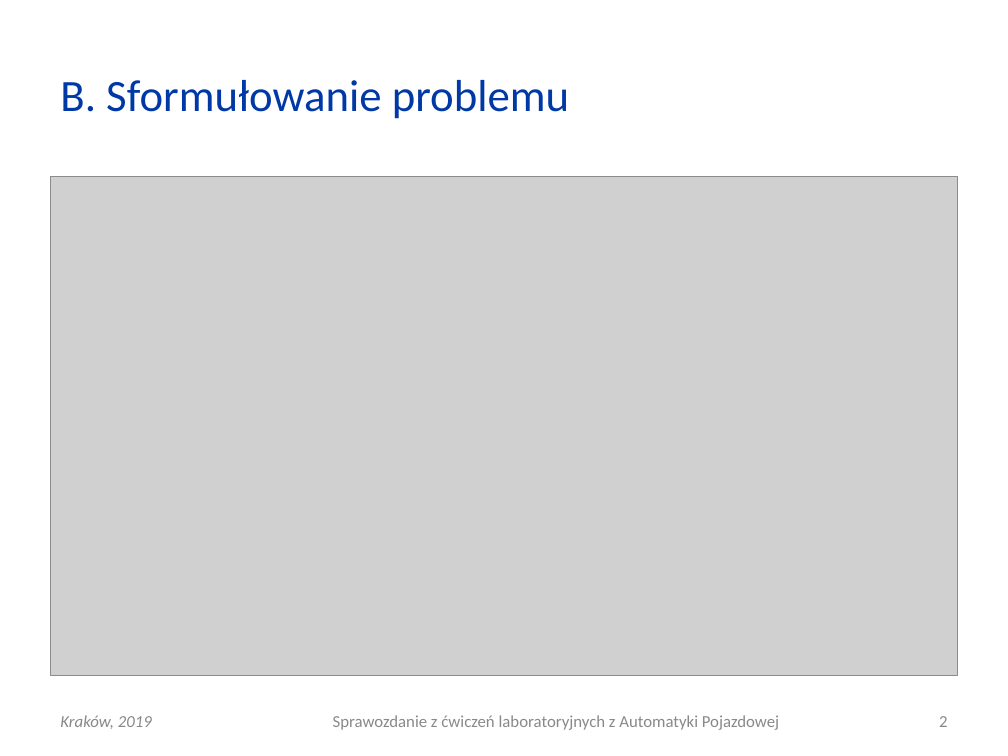
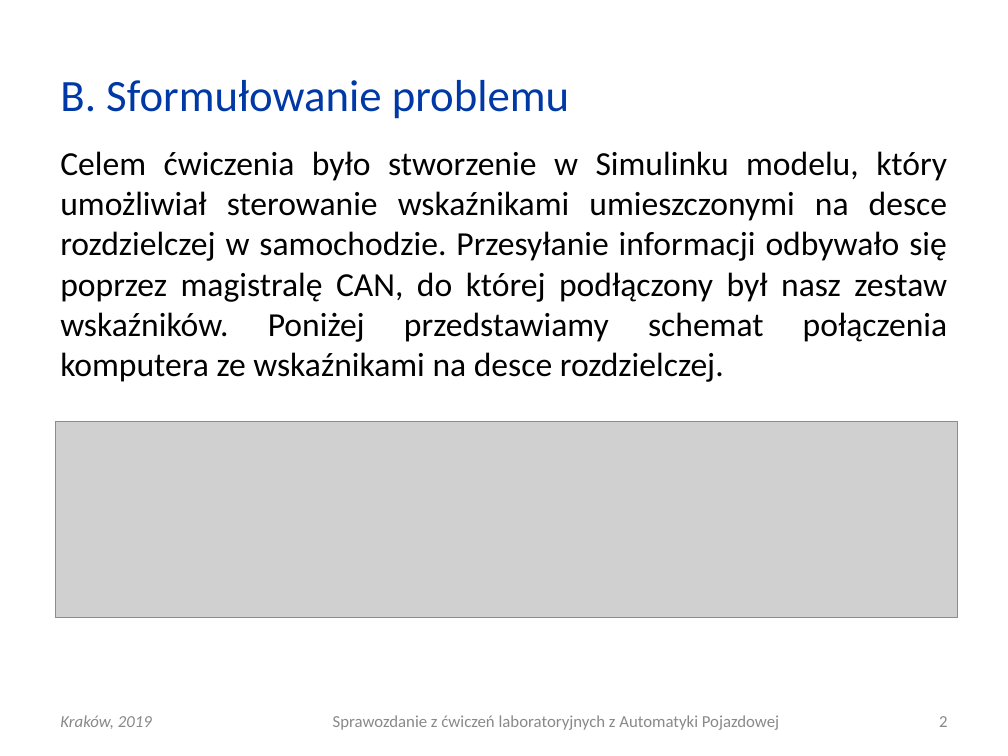
Before and after one commit to elfsonix/Automatyka-Pojazdowa, a slide deck: slide 2 of Lab11/AP_L11_20190424_0930_G03.ppt. Drawn at 1008x756 pixels with LibreOffice and Linux fonts; fonts in the diff are those of the drawing; grey boxes stand for pictures. Boxes give left, top, right and bottom in pixels: in the first picture for what was removed or moved away, otherwise in the second. Text is boxed around its words. In the diff, an @@ line names an element or a change of style, - is before the commit and + after.

Commit message:
sformułowanie problemu

```diff
--- a/Lab11/AP_L11_20190424_0930_G03.ppt
+++ b/Lab11/AP_L11_20190424_0930_G03.ppt
@@ picture removed at (50,176,958,675) @@
@@ text added at (60,151,948,382), 24 pt, text #000000 @@
+Celem ćwiczenia było stworzenie w Simulinku modelu, który umożliwiał sterowanie wskaźnikami umieszczonymi na desce rozdzielczej w samochodzie. Przesyłanie informacji odbywało się poprzez magistralę CAN, do której podłączony był nasz zestaw wskaźników. Poniżej przedstawiamy schemat połączenia komputera ze wskaźnikami na desce rozdzielczej.
@@ picture added at (55,421,958,617) @@
```
Also in this commit, not shown: 1 other file.
